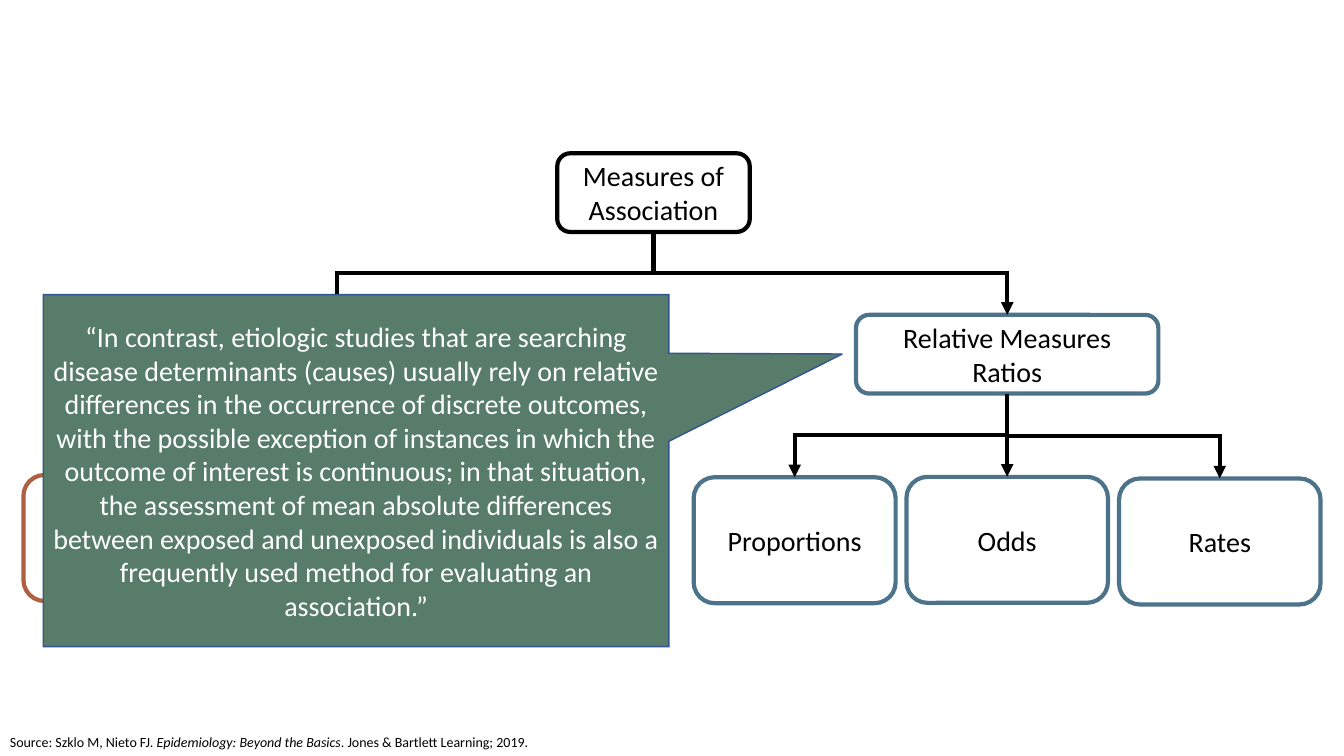
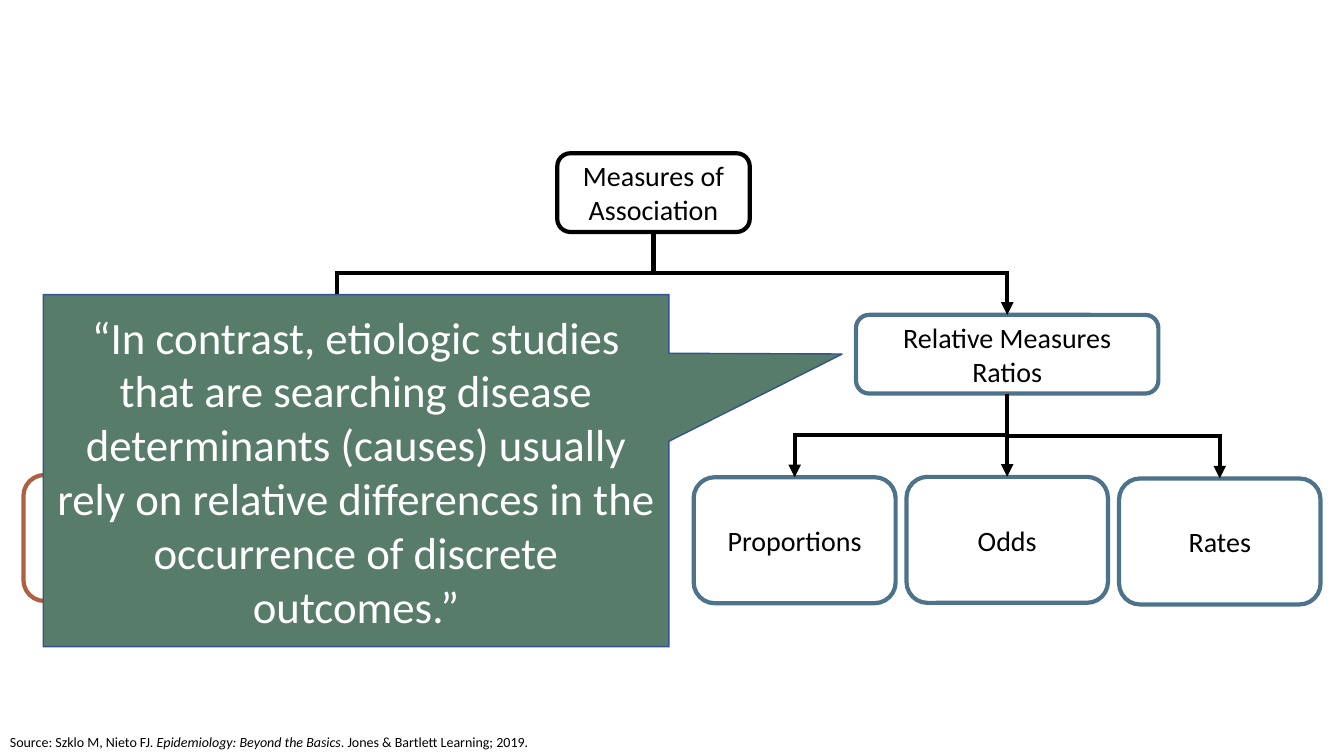
Before and after one commit to brad-cannell/epi_3_public, a slide deck: slide 42 of modules/04 Measures of Association/measures_of_assocaition.pptx. Drawn at 1344x756 pixels with LibreOffice and Linux fonts; fonts in the diff are those of the drawing. Boxes give left, top, right and bottom in pixels: in the first picture for what was removed or moved away, otherwise in the second. Text is boxed around its words. In the diff, an @@ line names an element or a change of style, - is before the commit and + after.

```diff
--- a/modules/04 Measures of Association/measures_of_assocaition.pptx
+++ b/modules/04 Measures of Association/measures_of_assocaition.pptx
@@ text in speech box at [57,322,654,624]: text changed; size 20 to 32 pt @@
-“In contrast, etiologic studies that are searching disease determinants (causes) usually rely on relative differences in the occurrence of discrete outcomes, with the possible exception of instances in which the outcome of interest is continuous; in that situation, the assessment of mean absolute differences between exposed and unexposed individuals is also a frequently used method for evaluating an association.”
+“In contrast, etiologic studies that are searching disease determinants (causes) usually rely on relative differences in the occurrence of discrete outcomes.”
```
Also in this commit, not shown: 3 other slides changed, 1 slide added, 4 other files.
